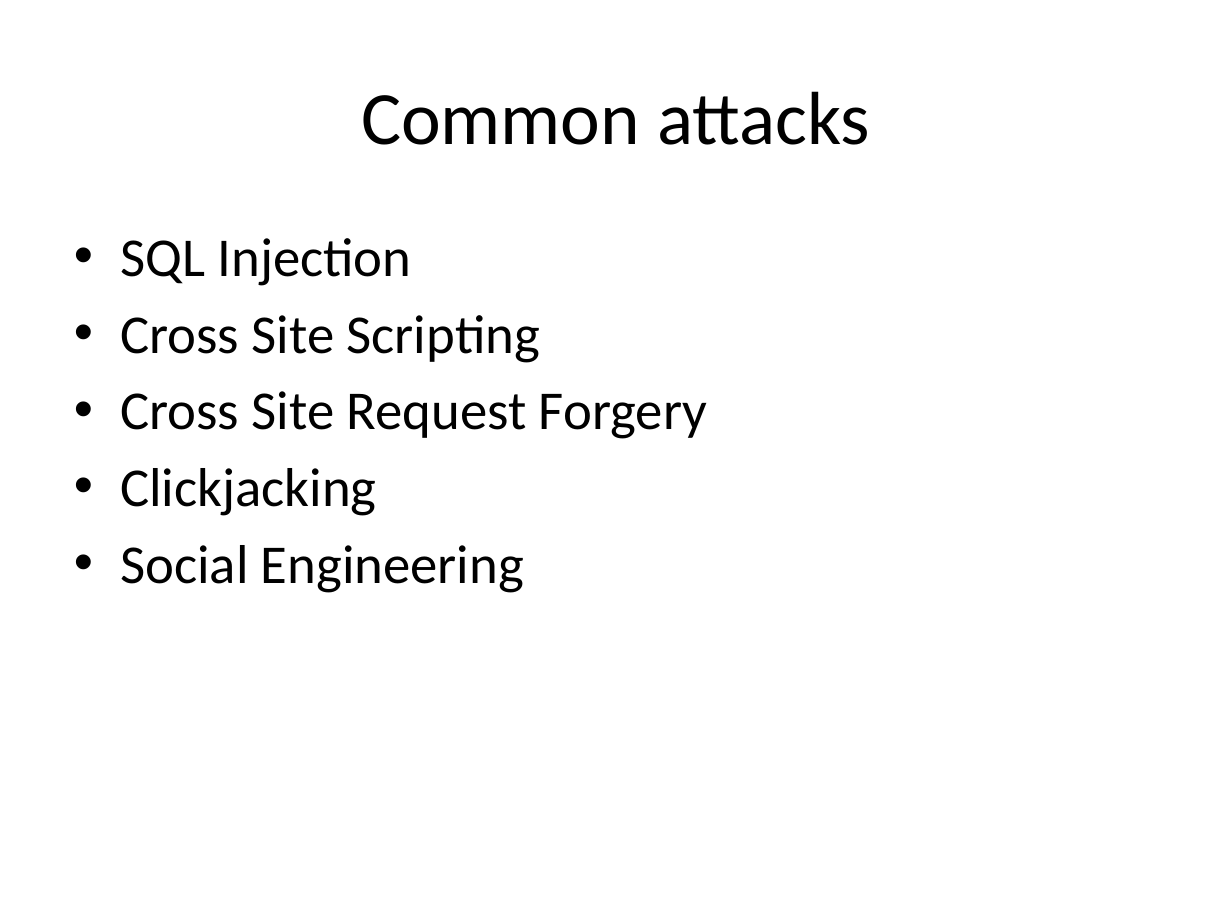
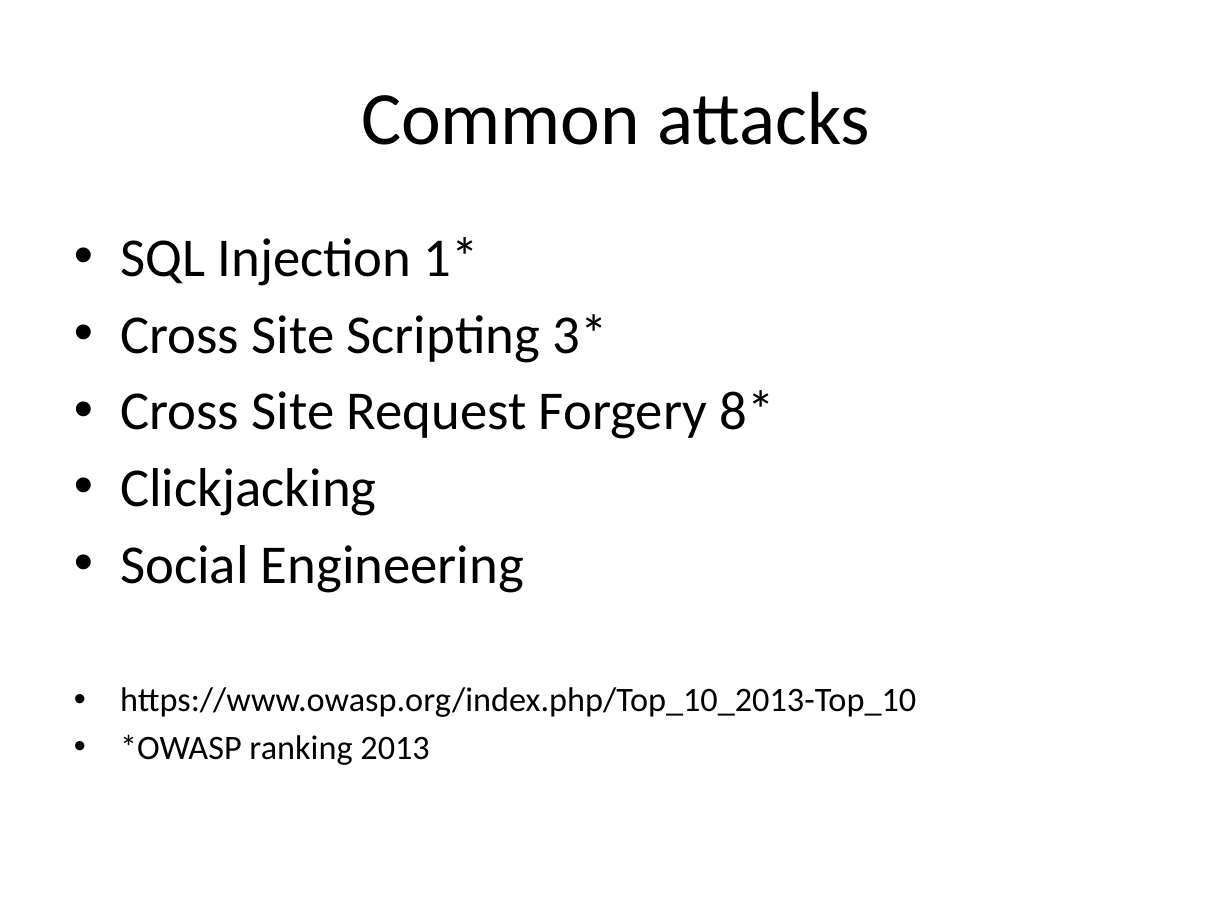
Before and after one commit to casmos1/Learning, a slide deck: slide 8 of Security/Content/Documents/Security.pptx (slide 7 before the commit). Drawn at 1232x924 pixels with LibreOffice and Linux fonts; fonts in the diff are those of the drawing. Boxes give left, top, right and bottom in pixels: in the first picture for what was removed or moved away, otherwise in the second. Text is boxed around its words. In the diff, an @@ line names an element or a change of style, - is before the commit and + after.

Commit message:
adding more presentation changes.

```diff
--- a/Security/Content/Documents/Security.pptx
+++ b/Security/Content/Documents/Security.pptx
@@ text at (120,237,775,439): text changed @@
-• SQL Injection
-• Cross Site Scripting
-• Cross Site Request Forgery
+• SQL Injection 1*
+• Cross Site Scripting 3*
+• Cross Site Request Forgery 8*
@@ text at (120,687,916,765): paragraphs added @@
+• https://www.owasp.org/index.php/Top_10_2013-Top_10
+• *OWASP ranking 2013
```
Also in this commit, not shown: 4 other slides changed, 4 slides added, 1 slide removed, 7 other files.
